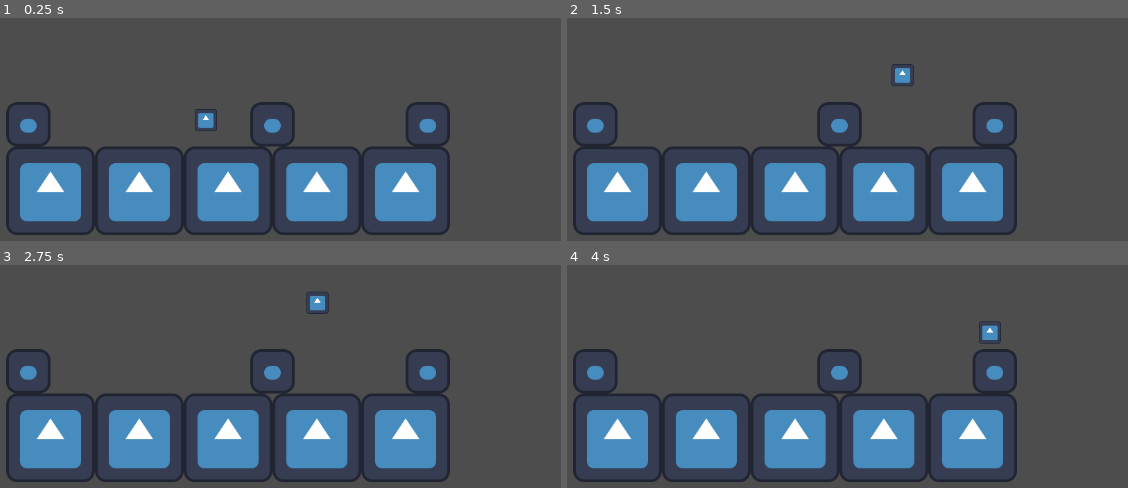
Above: before the commit, frames 1-4 (two rows, left to right).
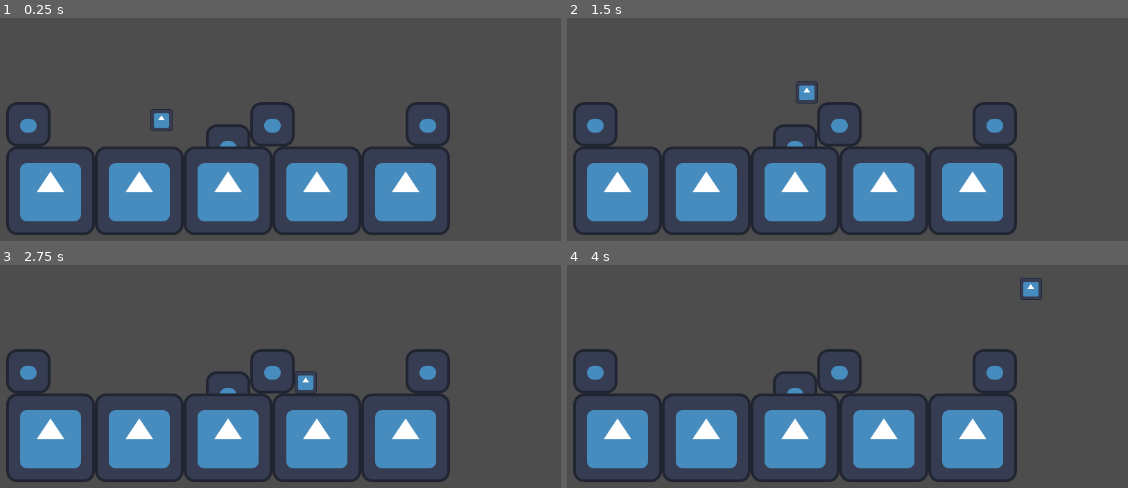
Above: after the commit, the same moments.

Repository: Kevin-Mortimer-19/Cursed-Jumper
Game: Godot game, scene res://src/levels/world.tscn
The game is run twice, just before and just after one commit, with the same random seed, the same clock (stepped at 60 frames per second) and the same inputs. The engine's default icon, where the game draws it, is replaced by a stand-in: a white triangle on a blue panel in a dark square.
Inputs (mouse positions are in pixels of both pictures, inside the frame that each line leads up to):
- Up to frame 1 (0.25 s): no input
- Up to frame 2 (1.5 s): move the mouse to (903, 125) at 0.52 s; hold Space (jump) 0.53-1.28 s; hold D (move_right) from 0.53 s (still down); move the mouse to (567, 169) at 1.27 s; tap Space (jump) at 1.35 s
- Up to frame 3 (2.75 s): tap Space (jump) at 1.52, 1.82 s; move the mouse to (241, 293) at 2.02 s; release D (move_right) at 2.03 s; hold A (move_left) from 2.03 s (still down); hold Space (jump) from 2.03 s (still down)
- Up to frame 4 (4 s): move the mouse to (690, 483) at 2.77 s; release A (move_left) at 2.78 s; release Space (jump) at 2.78 s; hold D (move_right) from 2.78 s (still down); tap Space (jump) at 2.85, 3.02, 3.32 s; move the mouse to (970, 461) at 3.52 s; hold Space (jump) from 3.53 s (still down)

The runs differ from the first frame. In frame 1, 0.7% of the frame differs, in the area x 26-45%, y 40-58%; in frame 2, 0.7%; in frame 3, 0.7%; in frame 4, 0.8%, in the area x 36-85%, y 5-58%.

Commit message:
Added shotgun movement (no combat or visuals)

Diff:
--- a/src/levels/world.tscn
+++ b/src/levels/world.tscn
@@ -81,10 +81,10 @@
 [node name="TileMap" type="TileMap" parent="."]
 tile_set = SubResource("TileSet_vb67a")
 format = 2
-layer_0/tile_data = PackedInt32Array(65529, 1, 0, 131065, 1, …(1447 unchanged characters)… 3, -131067, 196609, 0, -65531, 196609, 3)
+layer_0/tile_data = PackedInt32Array(65529, 1, 0, 131065, 1, …(1447 unchanged characters)… 3, -131067, 196609, 0, -65531, 196609, 3, -65533, 196609, 0, -65534, 1, 0)
 
 [node name="Player" parent="." instance=ExtResource("2_5oqym")]
-position = Vector2(64, -64)
+position = Vector2(0, -64)
 
 [node name="Camera2D" type="Camera2D" parent="."]
-position_smoothing_enabled = true
+metadata/_edit_lock_ = true
--- a/src/player/player.gd
+++ b/src/player/player.gd
@@ -4,7 +4,7 @@
 @export_category("Node References")
 @export var sprite: AnimatedSprite2D
 
-
+@export_category("Character Properties")
 @export_group("Movement Stats")
 @export var jump_strength_full: float = 100
 @export var jump_strength_half: float = 50
@@ -27,6 +27,21 @@
 @export var jump_buffer_window: float = 0.15
 
 
+@export_category("Combat")
+@export var max_health: int = 5
+@export var cur_health: int = 5
+@export_group("Attacking")
+@export var number_of_shots_per_fire: int = 6
+## Damage dealt per bullet.
+@export var bullet_damage: float = 2.0
+
+@export var num_shots_before_reload: int = 2
+@export var minimum_time_between_shots: float = 0.2
+@export var time_to_reload: float = 1.0
+@export var knockback_amount: float = 400
+
+
+
 @export_group("Modifiers", "modifiers_")
 @export_flags(
 	"Can Move Ground:1", "Can Move Air:2", "Can Swim:4", "Can Jump:8",
@@ -40,14 +55,21 @@
 	"Can Deal Damage", "Dies Instantly",
 ) var modifiers_combat: int
 
-var _was_on_floor: bool = false
+var shots_remaining: int = 2
+
 var _coyote_timer: Timer
 var _jump_buffer_timer: Timer
-
+var _reload_timer: Timer
+var _minimum_cd_timer: Timer
+
+var _was_on_floor: bool = false
+
+var has_double_jumped: bool = false
 
 
 func get_movement() -> float:
 	return Input.get_axis("move_left", "move_right")
+
 
 #region Modifiers
 func can_move_ground() -> bool:
@@ -62,14 +84,28 @@
 func can_jump() -> bool:
 	return modifiers_move_options & 8
 
+
+
 func can_double_jump() -> bool:
-	return modifiers_movement & 1
+	return modifiers_movement & 1 and not has_double_jumped
+
+func has_double_gravity() -> bool:
+	return modifiers_movement & 2
+
+func has_ice_physics() -> bool:
+	return modifiers_movement & 4
 
 #endregion
 
 
 func _ready() -> void:
 	_setup_timers()
+	shots_remaining = num_shots_before_reload
+
+
+func _unhandled_input(event: InputEvent) -> void:
+	if Input.is_action_pressed("attack"):
+		_handle_attack(event)
 
 
 func _physics_process(delta: float) -> void:
@@ -84,17 +120,28 @@
 
 func _handle_move() -> void:
 	var input = get_movement()
+	var speed: float
 	var rate: float
 	if is_on_floor():
 		if can_move_ground():
 			rate = ground_accel if input else ground_friction
-			velocity.x = lerp(velocity.x, input * ground_speed, rate)
+			speed = input * ground_speed
+		else:
+			speed = 0
 	elif can_control_air():
 		rate = air_accel if input else ground_friction
-		velocity.x = lerp(velocity.x, input * air_speed, rate)
+		speed = input * air_speed
+
+	if has_ice_physics():
+		rate = 0.03
+
+	velocity.x = lerp(velocity.x, speed, rate)
 
 
 func _apply_gravity(delta: float) -> void:
+	if has_double_gravity():
+		delta *= 2
+
 	if not is_on_floor():
 		velocity.y += gravity * delta
 
@@ -109,6 +156,8 @@
 				or not _coyote_timer.is_stopped()
 			):
 				velocity.y = -jump_strength_full
+				if not is_on_floor():
+					has_double_jumped = true
 			# Begin jump buffer
 			else:
 				_jump_buffer_timer.start()
@@ -122,11 +171,23 @@
 		_coyote_timer.start()
 	# Jump buffer check
 	elif not _was_on_floor and is_on_floor():
+		has_double_jumped = false
 		if not _jump_buffer_timer.is_stopped():
 			velocity.y = -jump_strength_full if Input.is_action_pressed("jump") else -jump_strength_half
 
 
-
+func _handle_attack(_event: InputEvent) -> void:
+	# Not reloading and not in the brief window in between
+	if not _reload_timer.is_stopped() or not _minimum_cd_timer.is_stopped():
+		return
+
+	shots_remaining -= 1
+	_minimum_cd_timer.start()
+	var mouse_dir:= global_position.direction_to(get_global_mouse_position())
+	velocity = -mouse_dir * knockback_amount
+
+	if shots_remaining <= 0:
+		_reload_timer.start()
 
 
 
@@ -141,3 +202,17 @@
 	_jump_buffer_timer.one_shot = true
 	_jump_buffer_timer.wait_time = jump_buffer_window
 	add_child(_jump_buffer_timer)
+
+	_reload_timer = Timer.new()
+	_reload_timer.one_shot = true
+	_reload_timer.wait_time = time_to_reload
+	_reload_timer.timeout.connect(
+		func():
+			shots_remaining = num_shots_before_reload
+	)
+	add_child(_reload_timer)
+
+	_minimum_cd_timer = Timer.new()
+	_minimum_cd_timer.one_shot = true
+	_minimum_cd_timer.wait_time = minimum_time_between_shots
+	add_child(_minimum_cd_timer)
--- a/src/player/player.tscn
+++ b/src/player/player.tscn
@@ -17,9 +17,9 @@
 ground_accel = 0.5
 ground_friction = 0.5
 air_speed = 200.0
-air_accel = 0.5
-air_friction = 0.5
-modifiers_move_options = 15
+air_accel = 0.13
+air_friction = 0.18
+modifiers_move_options = 13
 
 [node name="TEMP SPRITE" type="Sprite2D" parent="."]
 scale = Vector2(0.25, 0.25)
